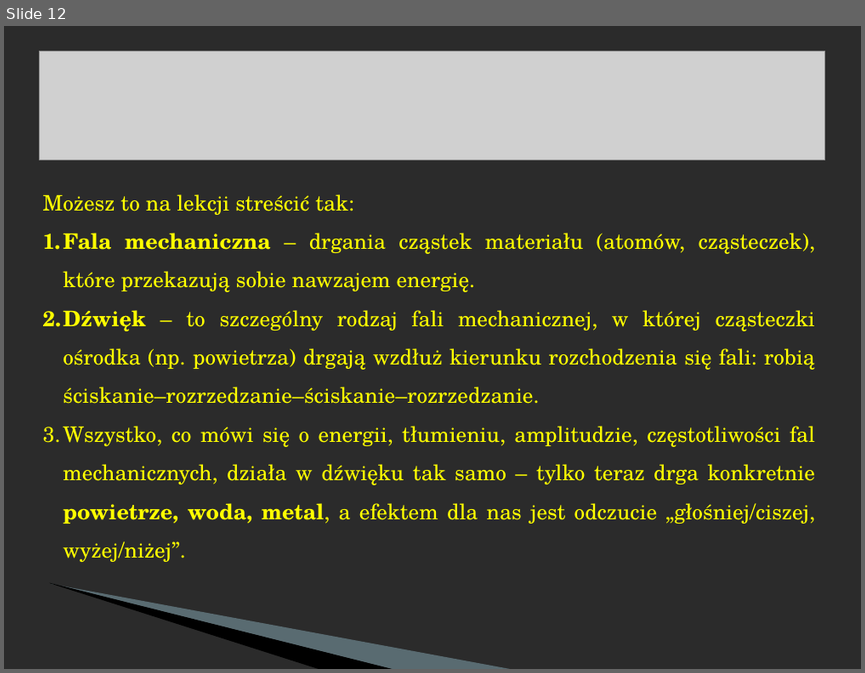
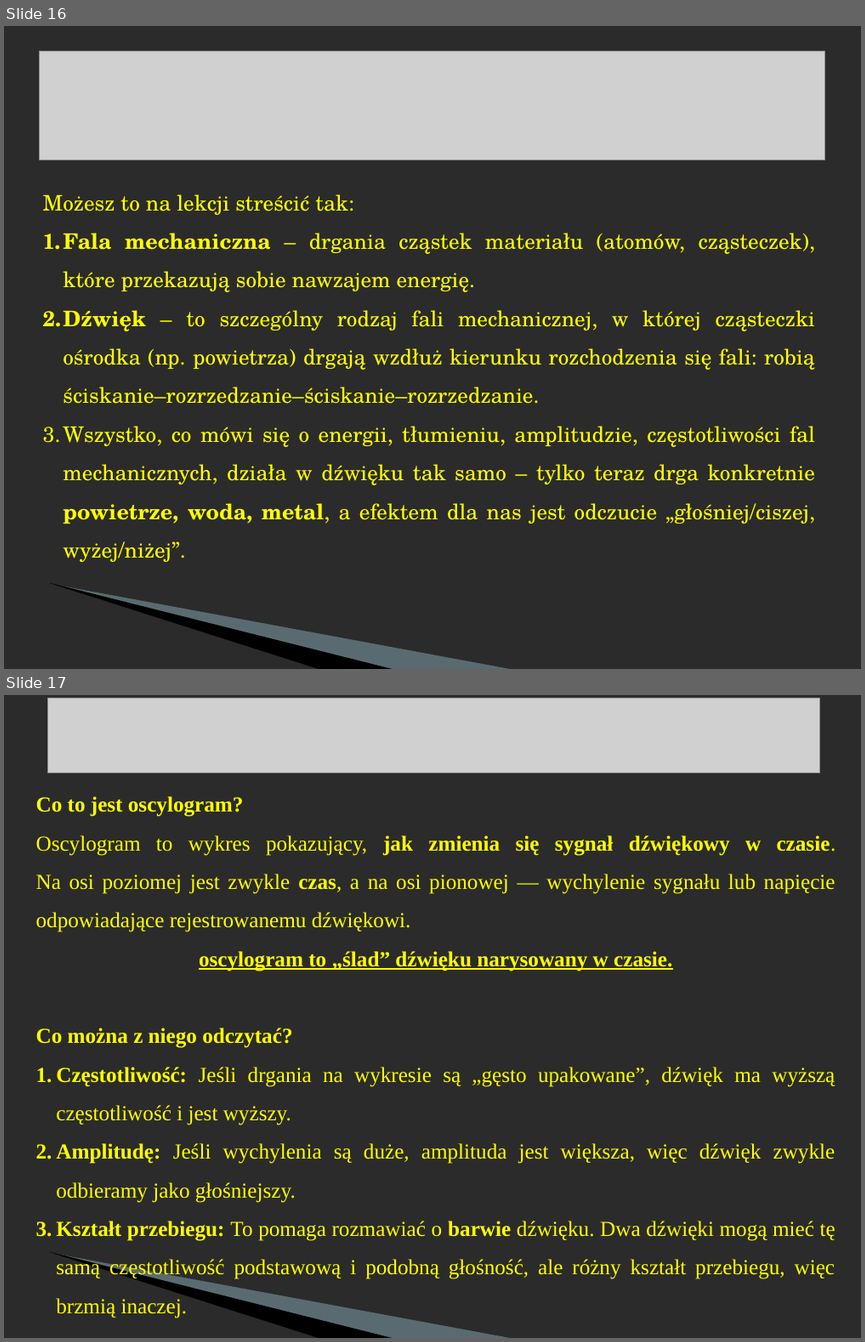
Before and after one commit to MichalMus/Fizyka-w-szkole, a slide deck: 4.Drgania i fale/4.FALE DŹWIĘKOWE – SZCZEGÓLNY PRZYPADEK FALI MECHANICZNEJ.ppt. Shown one above the other, each under a label of ours: slide 12 before the commit, slides 16 and 17 after it. The pictures are 865x673 and 865x1342 pixels, drawn with LibreOffice and Linux fonts; fonts in the diff are those of the drawing; grey boxes stand for pictures; background and template pictures are left out; a plain dark background stands for a picture behind light text. Boxes give left, top, right and bottom in pixels: in the first picture for what was removed or moved away, otherwise in the second. Text is boxed around its words. In the diff, an @@ line names an element or a change of style, - is before the commit and + after.

```diff
--- a/4.Drgania i fale/4.FALE DŹWIĘKOWE – SZCZEGÓLNY PRZYPADEK FALI MECHANICZNEJ.ppt
+++ b/4.Drgania i fale/4.FALE DŹWIĘKOWE – SZCZEGÓLNY PRZYPADEK FALI MECHANICZNEJ.ppt
@@ slide 17 added at (4, 695, 861, 1338), background picture (left out); not listed: 2 template elements that a slide beside it also shows @@
@@ picture added at (47, 698, 820, 772) @@
@@ text added at (36, 796, 836, 1318), 18 pt, text #FFFF00 @@
+Co to jest oscylogram?
+Oscylogram to wykres pokazujący, jak zmienia się sygnał dźwiękowy w czasie.
+Na osi poziomej jest zwykle czas, a na osi pionowej — wychylenie sygnału lub napięcie odpowiadające rejestrowanemu dźwiękowi.
+oscylogram to „ślad” dźwięku narysowany w czasie.
+Co można z niego odczytać?
+1. Częstotliwość: Jeśli drgania na wykresie są „gęsto upakowane”, dźwięk ma wyższą częstotliwość i jest wyższy.
+2. Amplitudę: Jeśli wychylenia są duże, amplituda jest większa, więc dźwięk zwykle odbieramy jako głośniejszy.
+3. Kształt przebiegu: To pomaga rozmawiać o barwie dźwięku. Dwa dźwięki mogą mieć tę samą częstotliwość podstawową i podobną głośność, ale różny kształt przebiegu, więc brzmią inaczej.
@@ what was slide 12 is now slide 16 @@
```
Also in this commit, not shown: 4 slides changed, 11 other slides added, 9 other files.
